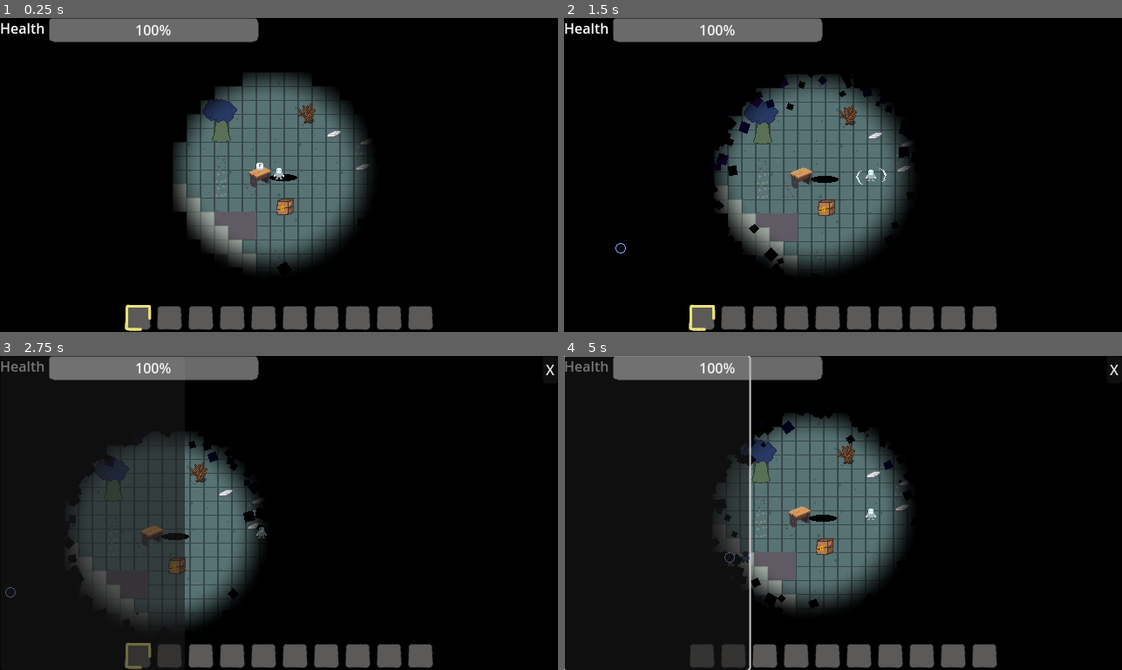
Above: before the commit, frames 1-4 (two rows, left to right).
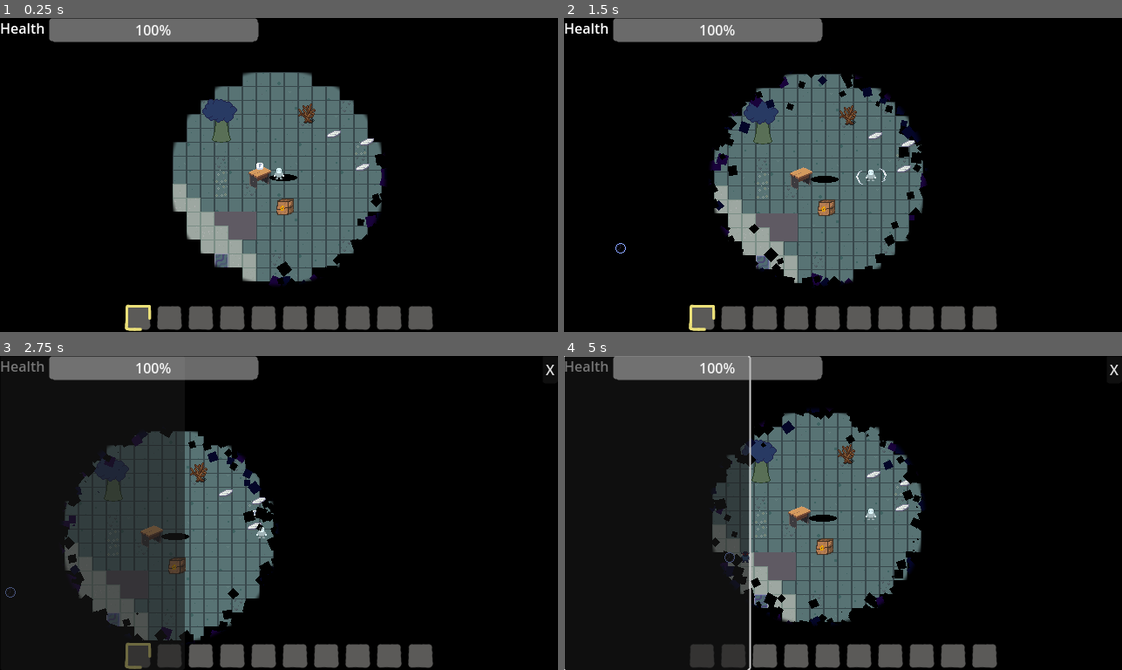
Above: after the commit, the same moments.

Repository: TimoRoggel/EverDark
Game: Godot game, scene res://scenes/levels/world.tscn
The game is run twice, just before and just after one commit, with the same random seed, the same clock (stepped at 60 frames per second) and the same inputs.
Inputs (mouse positions are in pixels of both pictures, inside the frame that each line leads up to):
- Up to frame 1 (0.25 s): no input
- Up to frame 2 (1.5 s): tap Enter at 0.5 s; move the mouse to (965, 159) at 0.52 s; press the mouse at (965, 159) at 0.53 s; hold D (right) 0.53-1.25 s; release the mouse at (965, 159) at 1.25 s; drag from (731, 190) to (803, 115) at 1.27 s
- Up to frame 3 (2.75 s): move the mouse to (334, 443) at 2.02 s; hold D (right) from 2.03 s (still down); hold Shift (dash) from 2.03 s (still down)
- Up to frame 4 (5 s): release D (right) at 2.75 s; release Shift (dash) at 2.75 s; drag from (815, 575) to (714, 534) at 2.77 s; move the mouse to (1010, 560) at 3.52 s; hold A (left) 3.53-4.25 s; tap F (interact) at 3.6 s; drag from (675, 465) to (759, 506) at 4.27 s

The runs differ from the first frame. In frame 1, 7.3% of the frame differs, in the area x 30-70%, y 17-86%; in frame 2, 6.6%; in frame 3, 4.8%; in frame 4, 5.6%.

Commit message:
overlay changes

Diff:
--- a/scenes/characters/player.tscn
+++ b/scenes/characters/player.tscn
@@ -138,6 +138,7 @@
 metadata/_custom_type_script = "uid://xmaoi8lc7blu"
 
 [node name="everdark_compute" type="Node2D" parent="components"]
+position = Vector2(0, -4)
 script = ExtResource("19_o6auj")
 metadata/_custom_type_script = "uid://mx2o6js1ifk6"
 
--- a/scripts/components/everdark_compute_component.gd
+++ b/scripts/components/everdark_compute_component.gd
@@ -11,6 +11,7 @@
 func _update(_delta: float) -> void:
 	everdark_material.set_shader_parameter("lumin_positions", get_local_lumin_positions())
 	everdark_material.set_shader_parameter("lumin_count", min(64, Generator.lumin_positions.size()))
+	everdark_material.set_shader_parameter("player_position", Debug.to_screen(global_position))
 
 func _exit() -> void:
 	pass
--- a/scripts/globals/generator.gd
+++ b/scripts/globals/generator.gd
@@ -24,7 +24,7 @@
 		layer = value
 		layer_assigned.emit()
 var dimension: int = 0
-var lumin_positions: PackedVector2Array = [Vector2.ZERO]
+var lumin_positions: PackedVector2Array = [Vector2(8,8)]
 
 signal layer_assigned
 
--- a/shaders/everdark_overlay.gdshader
+++ b/shaders/everdark_overlay.gdshader
@@ -1,10 +1,13 @@
 shader_type canvas_item;
 
 uniform vec2[64] lumin_positions;
+uniform vec2 player_position;
 uniform int lumin_count;
+uniform vec3 color: source_color;
 
 void fragment() {
 	vec2 current_pos = UV * vec2(textureSize(TEXTURE, 0));
+	float player_distance = distance(current_pos, player_position);
 	float min_distance = 9999.0;
 	for (int i = 0; i < lumin_count; i++) {
 		vec2 pos = lumin_positions[i];
@@ -13,6 +16,7 @@
 			min_distance = current_distance;
 		}
 	}
-	float alpha = smoothstep(80.0, 128.0, min_distance);
-	COLOR = vec4(0.0, 0.0, 0.0, alpha);
+	float alpha = min(smoothstep(8.0, 16.0, player_distance), smoothstep(120.0, 128.0, min_distance));
+
+	COLOR = vec4(color, alpha);
 }
--- a/shaders/materials/everdark_overlay_material.tres
+++ b/shaders/materials/everdark_overlay_material.tres
@@ -5,4 +5,6 @@
 [resource]
 shader = ExtResource("1_vfxjc")
 shader_parameter/lumin_positions = PackedVector2Array(320, 180, 0, 0, 0, 0, 0, 0, 0, 0, 0, 0, 0, 0, 0, 0, 0, 0, 0, 0, 0 …(322 unchanged characters)…
+shader_parameter/player_position = Vector2(0, 0)
 shader_parameter/lumin_count = 1
+shader_parameter/color = Color(0, 0, 0, 1)
